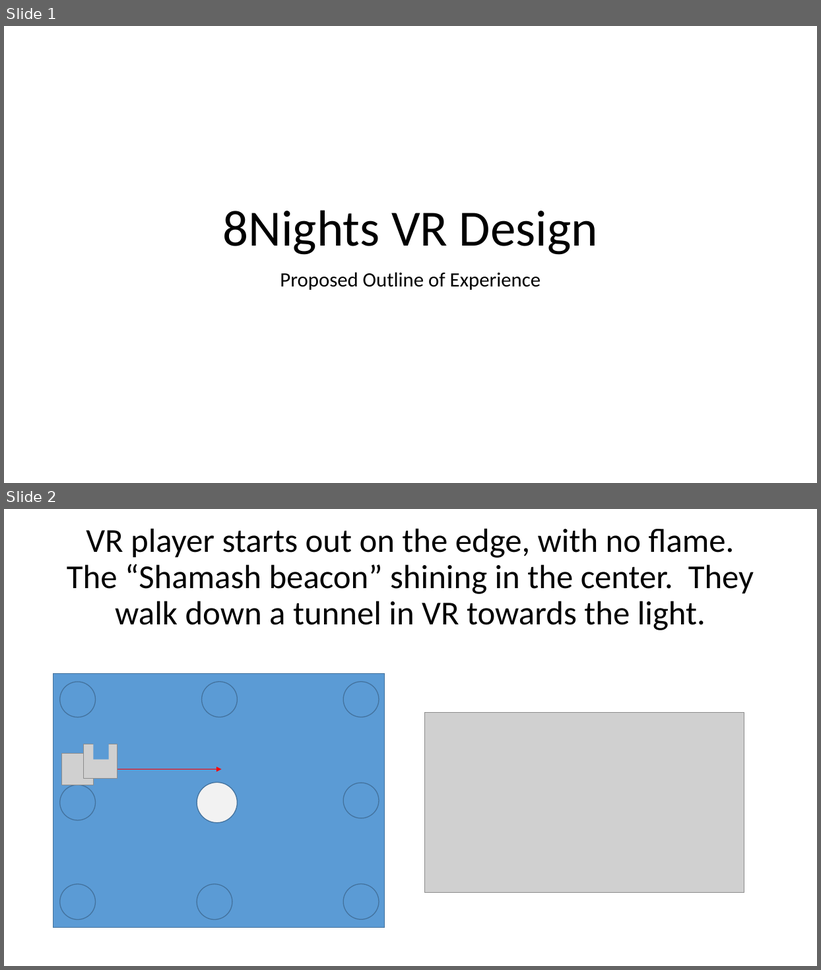
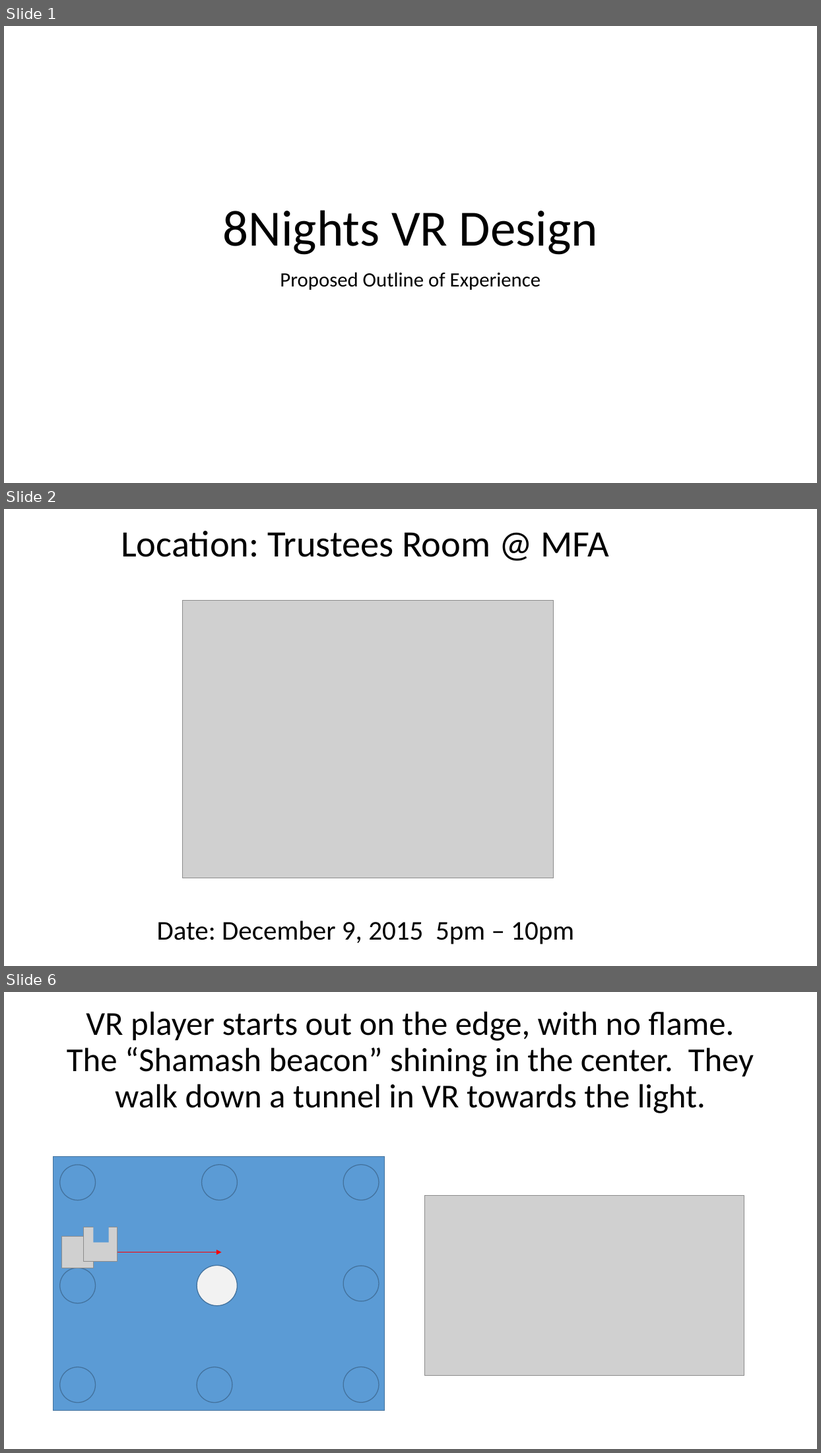
Before and after one commit to mmandel/8Nights2, a slide deck: docs/8NightsVRDesign.pptx. Shown one above the other, each under a label of ours: slides 1 and 2 before the commit, slides 1, 2 and 6 after it; the slides between them are not shown. The pictures are 821x970 and 821x1453 pixels, drawn with LibreOffice and Linux fonts; fonts in the diff are those of the drawing; grey boxes stand for pictures. Boxes give left, top, right and bottom in pixels: in the first picture for what was removed or moved away, otherwise in the second. Text is boxed around its words. In the diff, an @@ line names an element or a change of style, - is before the commit and + after.

```diff
--- a/docs/8NightsVRDesign.pptx
+++ b/docs/8NightsVRDesign.pptx
@@ slide 2 added at box(4, 509, 817, 966), background #FFFFFF @@
@@ text added at box(121, 531, 610, 557), 44 pt, text #000000 @@
+Location: Trustees Room @ MFA
@@ picture added at box(183, 601, 554, 879) @@
@@ text added at box(157, 921, 574, 945), 32 pt, text #000000 @@
+Date: December 9, 2015 5pm – 10pm
@@ what was slide 2 is now slide 6 @@
```
Also in this commit, not shown: 1 slide changed, 3 other slides added, 1 other file.
